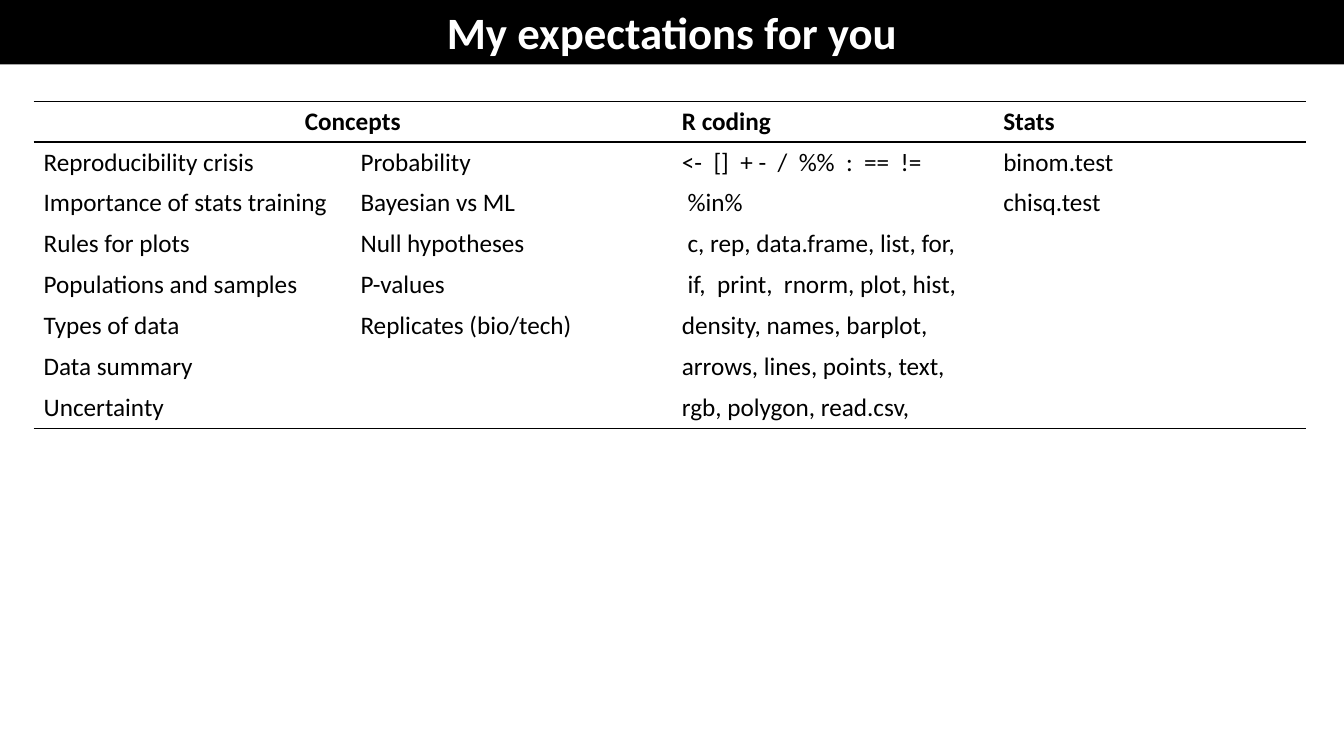
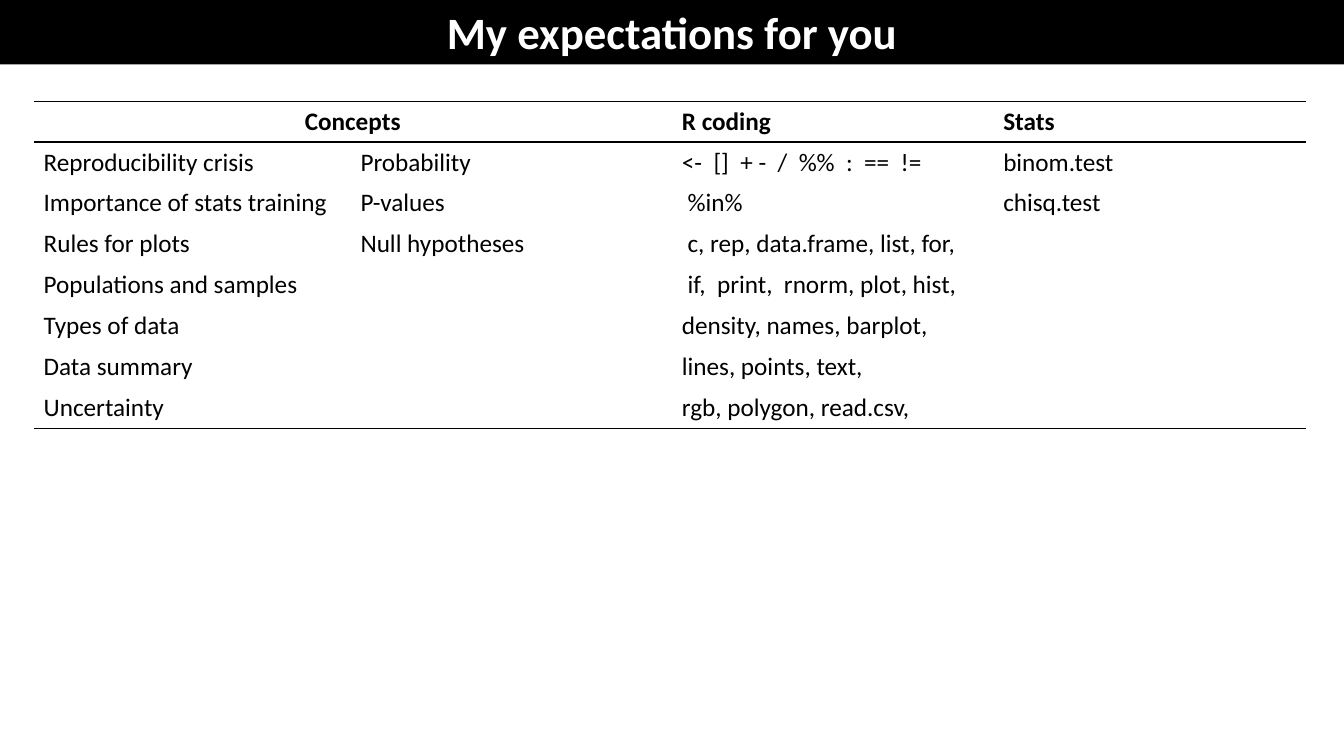
Before and after one commit to coleoguy/coleoguy.github.io, a slide deck: slide 26 of teaching/expdes/old/lectures/week4.pptx. Drawn at 1344x756 pixels with LibreOffice and Linux fonts; fonts in the diff are those of the drawing. Boxes give left, top, right and bottom in pixels: in the first picture for what was removed or moved away, otherwise in the second. Text is boxed around its words. In the diff, an @@ line names an element or a change of style, - is before the commit and + after.

```diff
--- a/teaching/expdes/old/lectures/week4.pptx
+++ b/teaching/expdes/old/lectures/week4.pptx
@@ table at bbox=[33, 101, 1306, 427] @@
-row 3, column 2: Bayesian vs ML
+row 3, column 2: P-values
-row 5, column 2: P-values
+row 5, column 2: 
-row 6, column 2: Replicates (bio/tech)
+row 6, column 2: 
-row 7, column 3: arrows, lines, points, text,
+row 7, column 3: lines, points, text,
```
Also in this commit, not shown: 5 other files.
